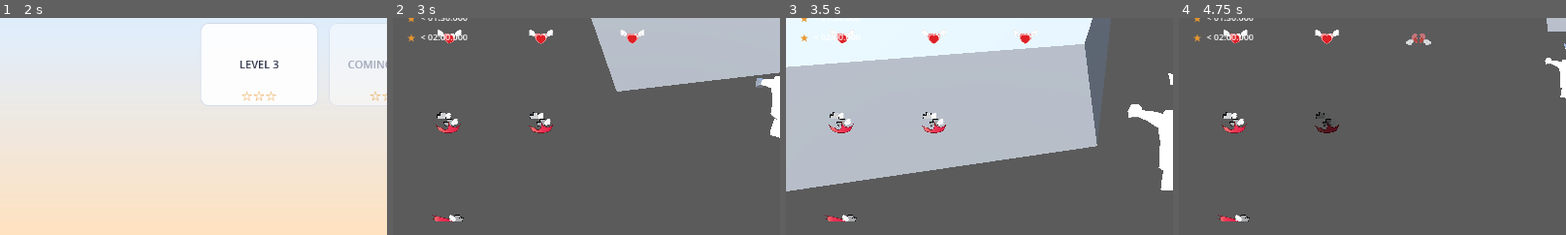
Above: before the commit, frames 1-4 (left to right).
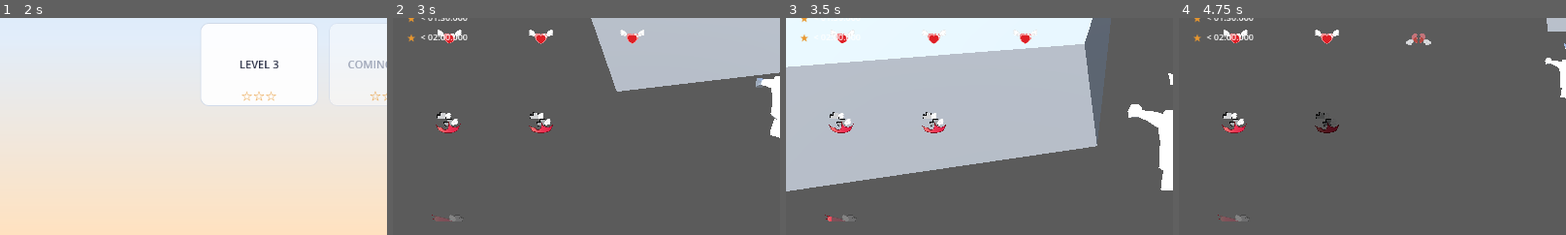
Above: after the commit, the same moments.

Repository: jpvds1/DDJD
Game: Godot game, scene res://scenes/game_controller.tscn
Same seed, same stepped clock (60 frames per second), same inputs: the game is played once before the commit and once after it. A sky picture missing from this copy of the repository is replaced by a grey-blue gradient. Sound files missing from this copy of the repository are replaced by a short silence.
Inputs (mouse positions are % of the whole screen's width and height, from its top left):
- Up to frame 1 (2 s): click "Continue as Guest" at 0.5 s; click "Play" at 1.25 s
- Up to frame 2 (3 s): click "LEVEL 1" at 2 s; tap Enter at 2.75 s; move the mouse to (55, 50) at 2.77 s; hold W (move_forwards) from 2.78 s (still down); tap Q (dash) at 2.85 s
- Up to frame 3 (3.5 s): keep holding W (move_forwards); tap Space (jump) at 3.02 s
- Up to frame 4 (4.75 s): keep holding W (move_forwards); move the mouse to (45, 50) at 3.52 s; tap Q (dash) at 3.6, 4.55 s; tap Space (jump) at 3.77 s; move the mouse to (52, 48) at 4.27 s; hold Shift (sprint) from 4.28 s (still down)
The pictures show only the part of the screen within x 0-50%, y 50-100%; the shares and areas given below are measured in that part.

Frame 1 is identical in both runs. In frame 2, 0.2% of the frame differs, in the area x 10-19%, y 90-94%; in frame 3, 0.1%; in frame 4, 0.2%.

Commit message:
fix: dash charge icon

Diff:
--- a/platformer-game/scripts/ui/main_UI.gd
+++ b/platformer-game/scripts/ui/main_UI.gd
@@ -353,11 +353,19 @@
 		var wrapper := Control.new()
 		wrapper.custom_minimum_size = Vector2(128, 128)
 
-		var clip := Control.new()
+		var bg := TextureRect.new()
+		bg.set_anchors_preset(Control.PRESET_FULL_RECT)
+		bg.texture = _DASH_TEX
+		bg.expand_mode = TextureRect.EXPAND_IGNORE_SIZE
+		bg.stretch_mode = TextureRect.STRETCH_KEEP_ASPECT_CENTERED
+		bg.modulate = Color(1, 1, 1, 0.25)
+		wrapper.add_child(bg)
+
+		var clip := ColorRect.new()
 		clip.clip_children = Control.CLIP_CHILDREN_ONLY
 		clip.anchor_left = 0.0; clip.anchor_top = 0.0
 		clip.anchor_right = 0.0; clip.anchor_bottom = 1.0
-		clip.offset_right = 128.0
+		clip.offset_right = 0.0
 		wrapper.add_child(clip)
 
 		var fg := TextureRect.new()
@@ -375,7 +383,8 @@
 func _set_icon_fill(index: int, ratio: float) -> void:
 	if index < 0 or index >= _dash_icons.size():
 		return
-	_dash_icons[index].offset_right = clamp(ratio, 0.0, 1.0) * 128.0
+	_dash_icons[index].anchor_right = lerp(0.3, 0.655, clamp(ratio, 0.0, 1.0))
+	_dash_icons[index].offset_right = 0.0
 
 # ---------------------------------------------------------
 # UI API
